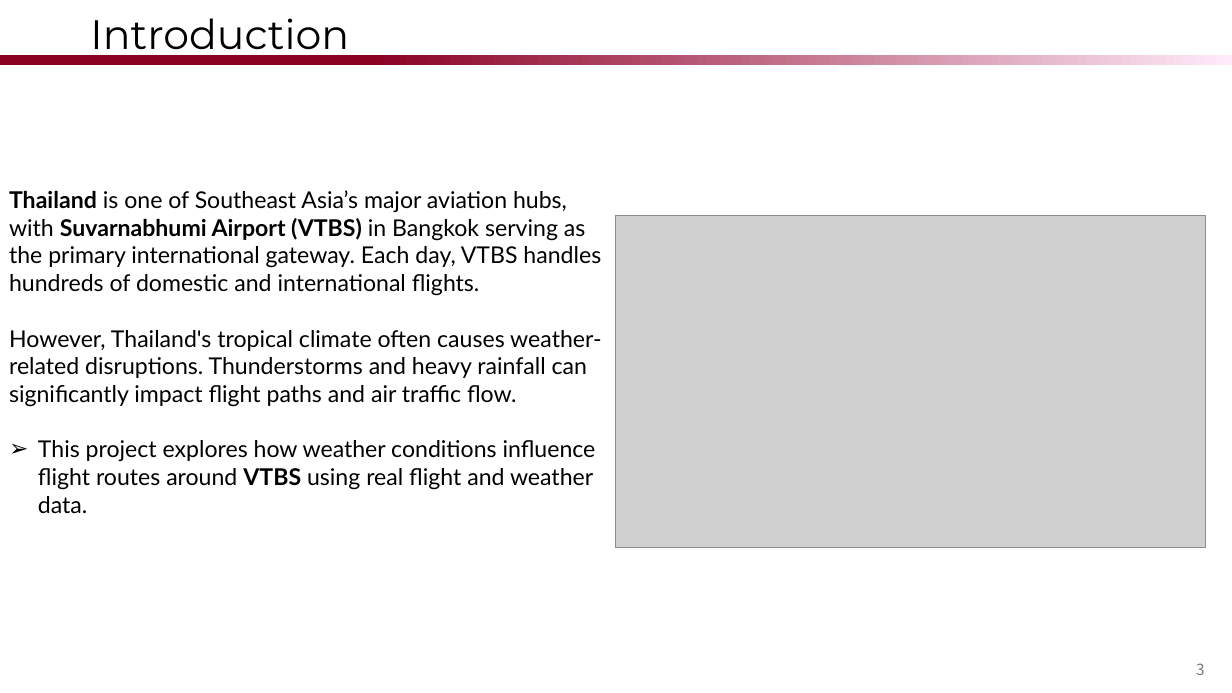
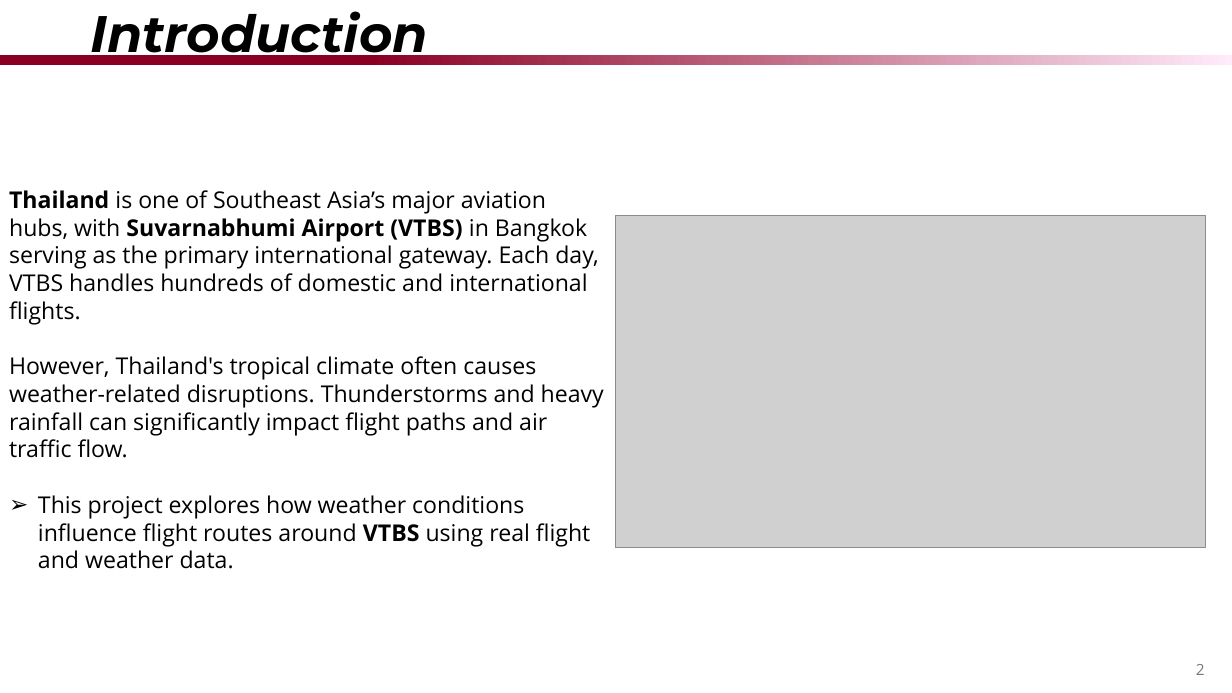
Before and after one commit to krithymn/ATMCODE, a slide deck: slide 2 of ProgressSlide/FinalPresentation.pptx (slide 3 before the commit). Drawn at 1232x693 pixels with LibreOffice and Linux fonts; fonts in the diff are those of the drawing; grey boxes stand for pictures; background and template pictures are left out. Boxes give left, top, right and bottom in pixels: in the first picture for what was removed or moved away, otherwise in the second. Text is boxed around its words. In the diff, an @@ line names an element or a change of style, - is before the commit and + after.

```diff
--- a/ProgressSlide/FinalPresentation.pptx
+++ b/ProgressSlide/FinalPresentation.pptx
@@ title "Introduction" at box(90, 11, 428, 65): size 32 to 40 pt, bold on, italic on @@
@@ text "Thailand is one of Southeast ..." at box(9, 190, 604, 569): font Lato to Open Sans @@
@@ page number at box(1196, 664, 1205, 675): text changed; font Noto Sans CJK JP to Open Sans @@
-3
+2
```
Also in this commit, not shown: 1 other slide changed, 10 slides added, 4 slides removed, 25 other files.
